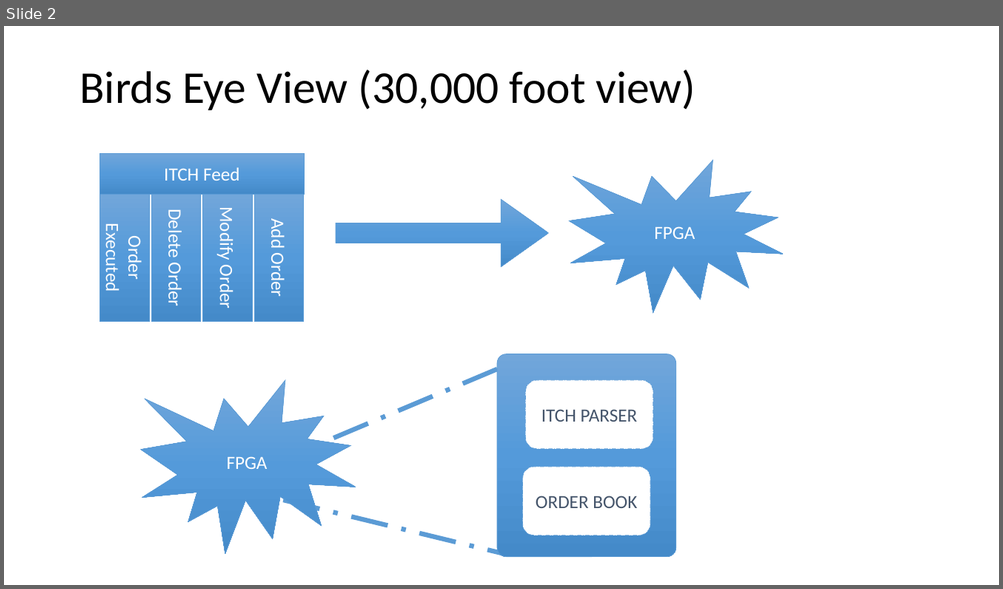
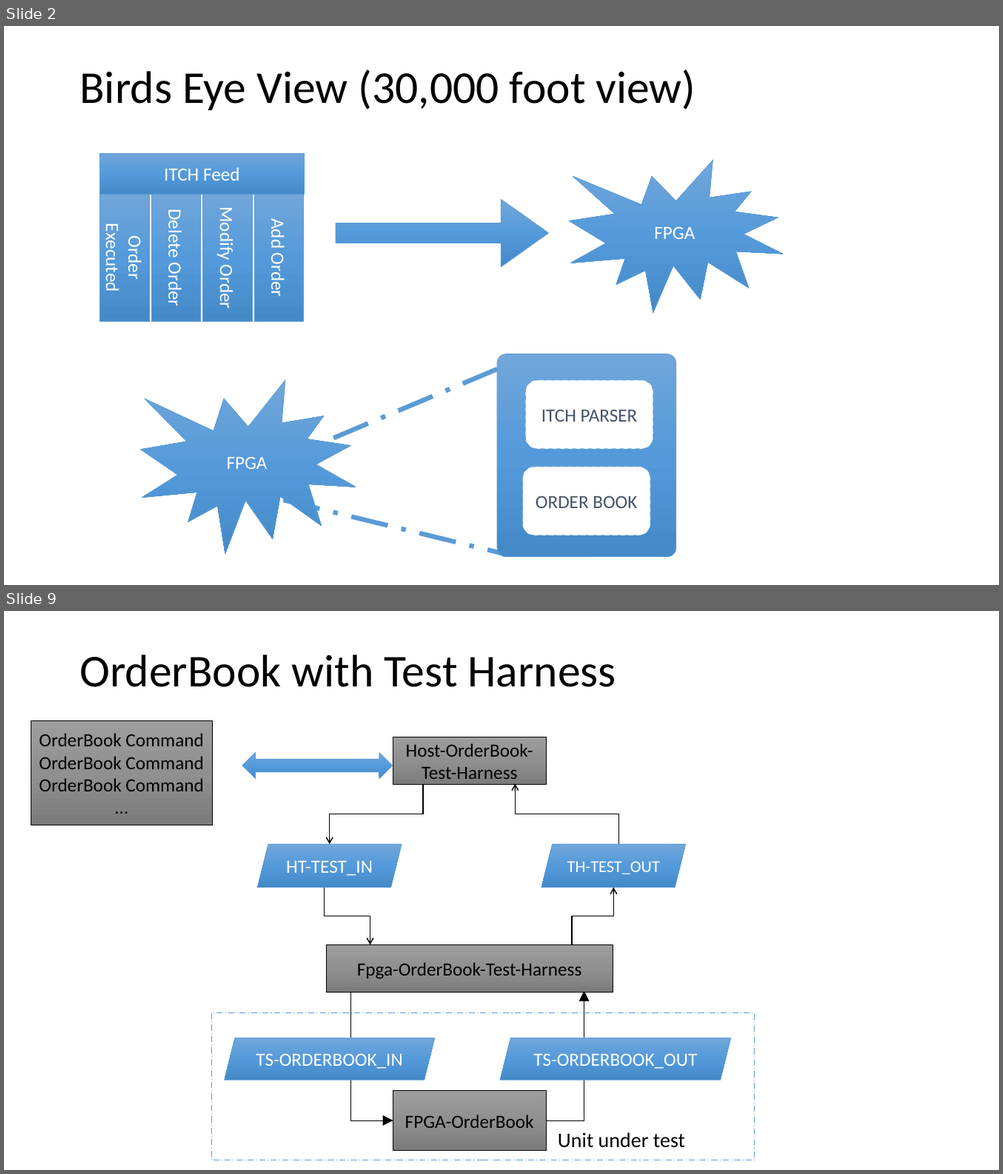
Before and after one commit to imeddz2015/LabVIEW_Fpga, a slide deck: MarketData/MarketData_02/Overview.pptx. Shown one above the other, each under a label of ours: slide 2 before the commit, slides 2 and 9 after it; the slides between them are not shown. The pictures are 1003x589 and 1003x1174 pixels, drawn with LibreOffice and Linux fonts; fonts in the diff are those of the drawing. Boxes give left, top, right and bottom in pixels: in the first picture for what was removed or moved away, otherwise in the second. Text is boxed around its words. In the diff, an @@ line names an element or a change of style, - is before the commit and + after.

```diff
--- a/MarketData/MarketData_02/Overview.pptx
+++ b/MarketData/MarketData_02/Overview.pptx
@@ slide 9 added at (4, 611, 999, 1170), background #FFFFFF @@
@@ text added at (79, 655, 616, 687), 44 pt, text #000000 @@
+OrderBook with Test Harness
@@ group added at (31, 721, 213, 825): 5 rectangles @@
+OrderBook Command
+OrderBook Command
+OrderBook Command
+…
@@ rectangle added at (392, 737, 546, 785), fill gradient #9D9D9D to #909090 to #7C7C7C, outline #000000 0.5 pt, 18 pt, text #000000 @@
+Host-OrderBook-Test-Harness
@@ left right arrow added at (242, 753, 392, 779), fill gradient #71A6DB to #559BDB to #448ACA, outline #5B9BD5 0.5 pt @@
@@ rectangle added at (393, 760, 453, 784), fill gradient #9D9D9D to #909090 to #7C7C7C, outline #000000 0.5 pt @@
@@ rectangle added at (485, 759, 545, 783), fill gradient #9D9D9D to #909090 to #7C7C7C, outline #000000 0.5 pt @@
@@ elbow arrow added from (424, 784) to (330, 845), #000000 1 pt @@
@@ elbow arrow added from (619, 845) to (515, 784), #000000 1 pt @@
@@ parallelogram added at (258, 845, 401, 888), fill gradient #71A6DB to #559BDB to #448ACA, outline #5B9BD5 0.5 pt, 18 pt, text #FFFFFF @@
+HT-TEST_IN
@@ parallelogram added at (541, 845, 686, 888), fill gradient #71A6DB to #559BDB to #448ACA, outline #5B9BD5 0.5 pt, 16 pt, text #FFFFFF @@
+TH-TEST_OUT
@@ elbow arrow added from (324, 888) to (370, 945), #000000 1 pt @@
@@ elbow arrow added from (572, 945) to (614, 888), #000000 1 pt @@
@@ group added at (327, 945, 613, 993): 5 rectangles @@
+Fpga-OrderBook-Test-Harness
@@ elbow arrow added from (351, 992) to (392, 1122), #000000 0.5 pt @@
@@ elbow arrow added from (546, 1122) to (583, 991), #000000 0.5 pt @@
@@ rectangle added at (211, 1013, 754, 1160), outline #5B9BD5 0.75 pt dashed @@
@@ parallelogram added at (224, 1039, 435, 1081), fill gradient #71A6DB to #559BDB to #448ACA, outline #5B9BD5 0.5 pt, 18 pt, text #FFFFFF @@
+TS-ORDERBOOK_IN
@@ parallelogram added at (500, 1039, 731, 1081), fill gradient #71A6DB to #559BDB to #448ACA, outline #5B9BD5 0.5 pt, 18 pt, text #FFFFFF @@
+TS-ORDERBOOK_OUT
@@ rectangle added at (392, 1091, 546, 1151), fill gradient #9D9D9D to #909090 to #7C7C7C, outline #000000 0.5 pt, 18 pt, text #000000 @@
+FPGA-OrderBook
@@ text added at (558, 1133, 685, 1148), 20 pt, text #000000 @@
+Unit under test
```
Also in this commit, not shown: 6 slides changed, 4 other slides added, 7 slides removed, 3 other files.
